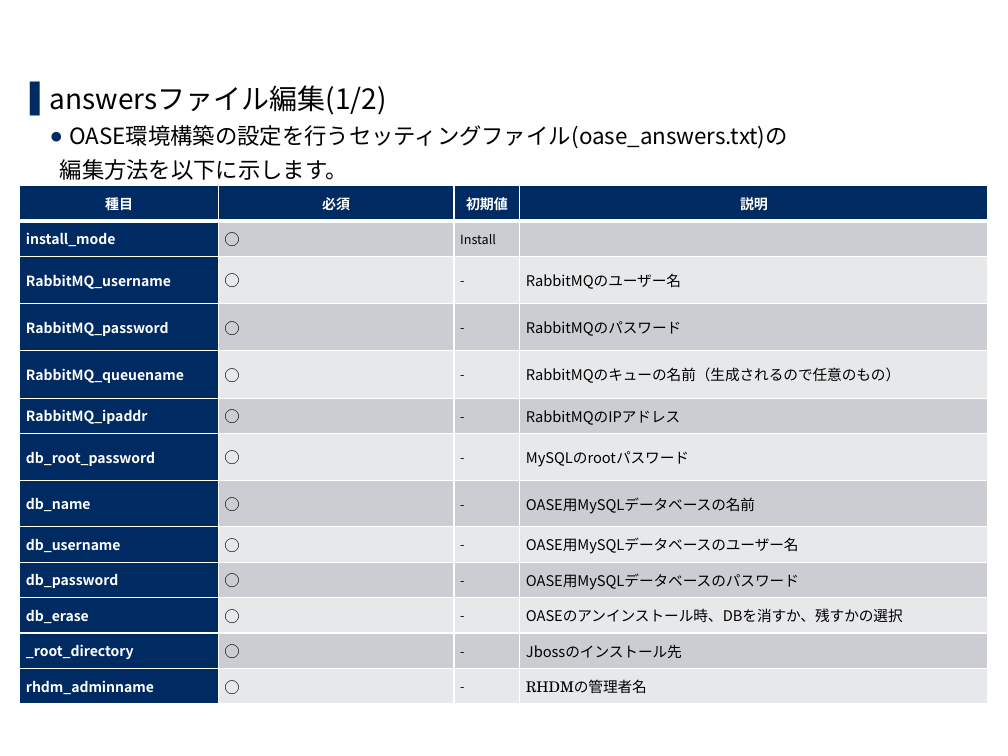
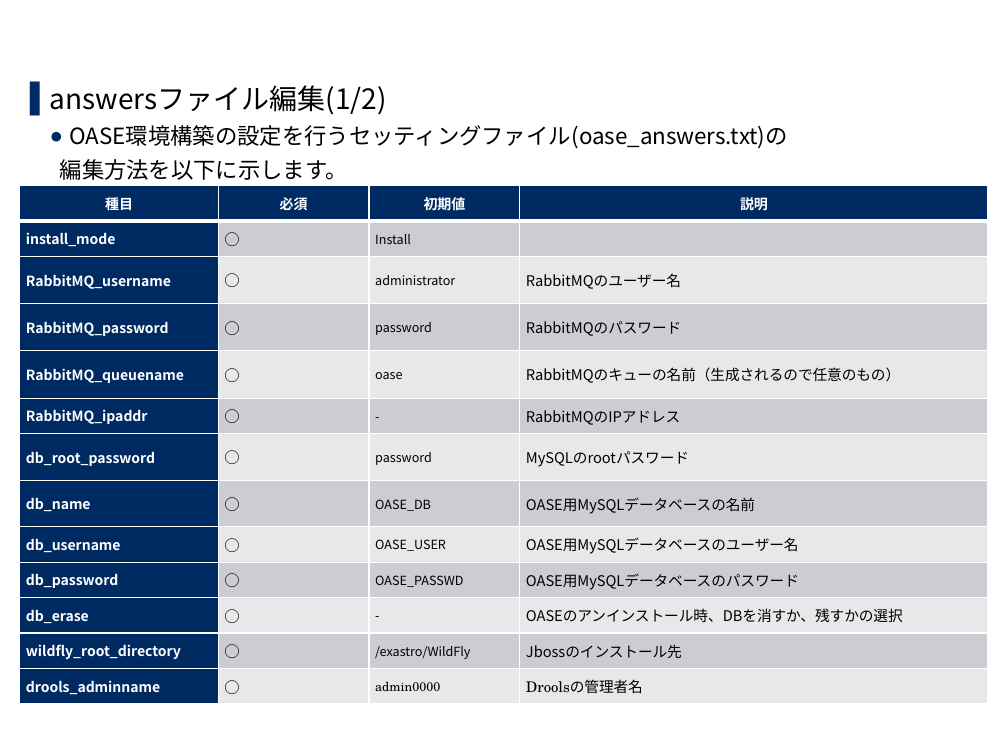
Before and after one commit to exastro-suite/oase-docs, a slide deck: slide 12 of asset/Learn_ja/OASE-online-install_ja.pptx (slide 14 before the commit). Drawn at 1008x756 pixels with LibreOffice and Linux fonts; fonts in the diff are those of the drawing; background and template pictures are left out. Boxes give left, top, right and bottom in pixels: in the first picture for what was removed or moved away, otherwise in the second. Text is boxed around its words. In the diff, an @@ line names an element or a change of style, - is before the commit and + after.

```diff
--- a/asset/Learn_ja/OASE-online-install_ja.pptx
+++ b/asset/Learn_ja/OASE-online-install_ja.pptx
@@ table at bbox=[20, 185, 990, 704] @@
-row 3, column 3: -
+row 3, column 3: administrator
-row 4, column 3: -
+row 4, column 3: password
-row 5, column 3: -
+row 5, column 3: oase
-row 7, column 3: -
+row 7, column 3: password
-row 8, column 3: -
+row 8, column 3: OASE_DB
-row 9, column 3: -
+row 9, column 3: OASE_USER
-row 10, column 3: -
+row 10, column 3: OASE_PASSWD
-row 12, column 1: _root_directory
+row 12, column 1: wildfly_root_directory
-row 12, column 3: -
+row 12, column 3: /exastro/WildFly
-row 13: rhdm_adminname | ○ | - | RHDMの管理者名
+row 13: drools_adminname | ○ | admin0000 | Droolsの管理者名
```
Also in this commit, not shown: 15 other slides changed, 2 slides removed, 1 other file.
